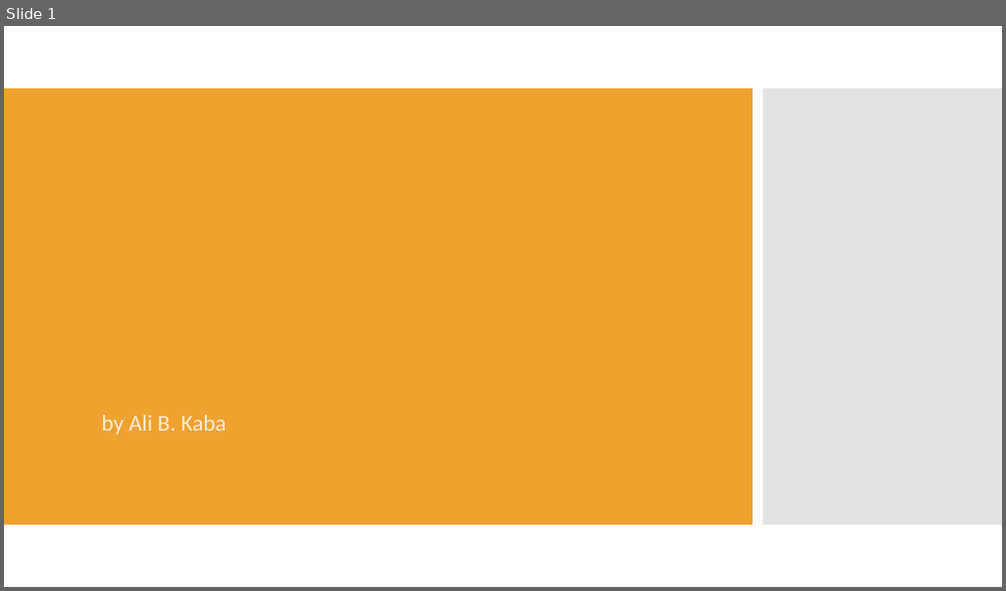
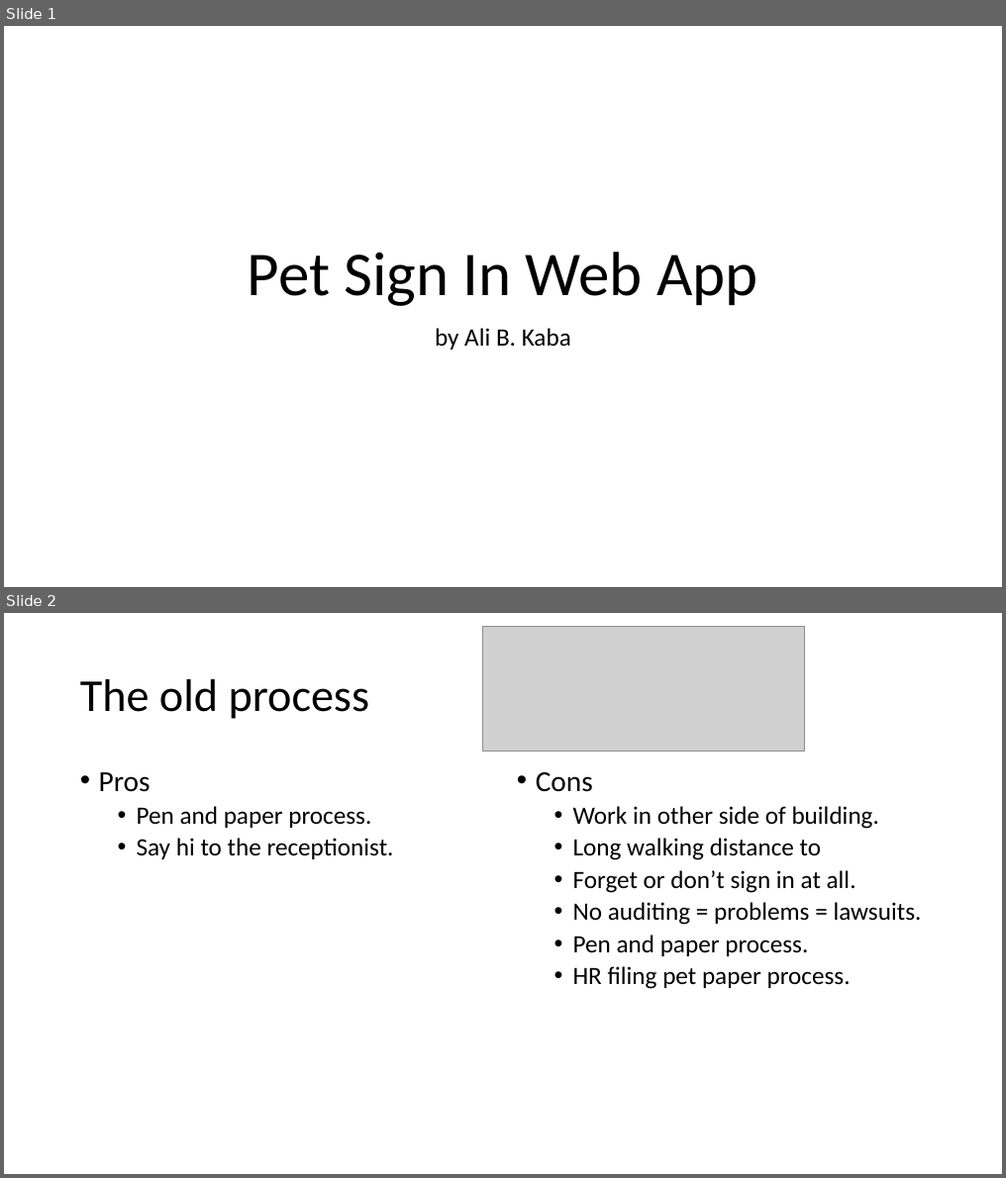
Before and after one commit to alibkaba/Pet_Sign_In_Web_App, a slide deck: doc/Ali_Kaba.pptx. Shown one above the other, each under a label of ours: slide 1 before the commit, slides 1 and 2 after it. The pictures are 1006x591 and 1006x1178 pixels, drawn with LibreOffice and Linux fonts; fonts in the diff are those of the drawing; grey boxes stand for pictures. Boxes give left, top, right and bottom in pixels: in the first picture for what was removed or moved away, otherwise in the second. Text is boxed around its words. In the diff, an @@ line names an element or a change of style, - is before the commit and + after.

```diff
--- a/doc/Ali_Kaba.pptx
+++ b/doc/Ali_Kaba.pptx
@@ slide 2 added at bbox=[4, 613, 1002, 1174], background #FFFFFF @@
@@ picture added at bbox=[483, 627, 804, 752] @@
@@ title added at bbox=[80, 679, 370, 719], 44 pt, text #000000 @@
+The old process
@@ text added at bbox=[99, 772, 394, 860], 24 pt, text #000000 @@
+• Pros
+  • Pen and paper process.
+  • Say hi to the receptionist.
@@ text added at bbox=[536, 772, 922, 989], 24 pt, text #000000 @@
+• Cons
+  • Work in other side of building.
+  • Long walking distance to
+  • Forget or don’t sign in at all.
+  • No auditing = problems = lawsuits.
+  • Pen and paper process.
+  • HR filing pet paper process.
@@ slide 1 changed as well @@
@@ rectangle removed at bbox=[4, 88, 752, 525] @@
@@ rectangle removed at bbox=[763, 88, 1002, 525] @@
@@ title added at bbox=[248, 252, 758, 306], 60 pt, text #000000 @@
+Pet Sign In Web App
@@ subtitle "by Ali B. Kaba": place and size @@
-subtitle "by Ali B. Kaba" at bbox=[102, 415, 227, 435]
+subtitle "by Ali B. Kaba" at bbox=[435, 328, 571, 350]
@@ subtitle "by Ali B. Kaba" at bbox=[435, 328, 571, 350]: size 22 to 24 pt, text colour #FCECD5 to #000000; alignment left to centre; less space between paragraphs @@
```
Also in this commit, not shown: 3 other slides added, 3 slides removed, 6 other files.
